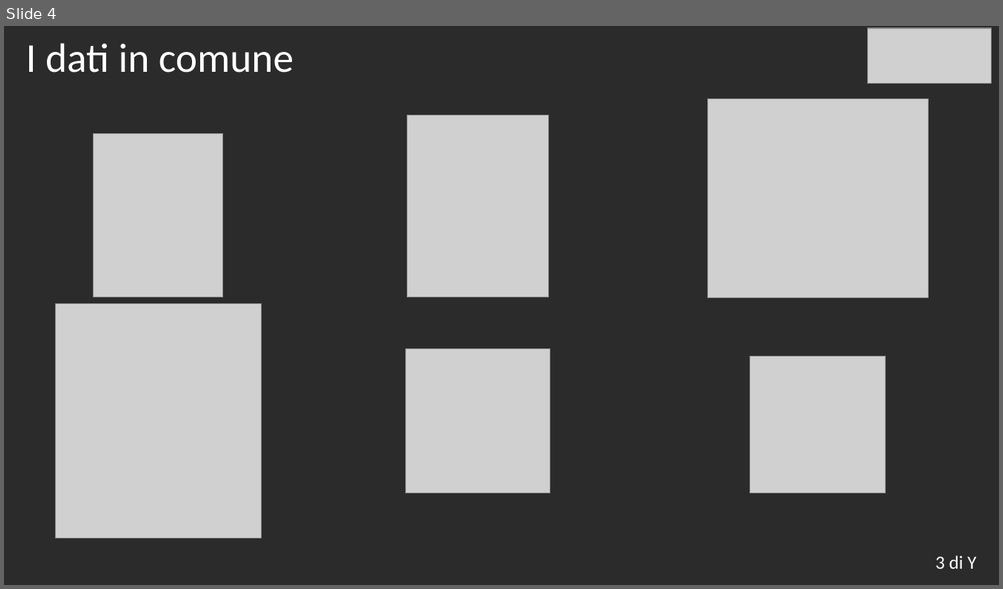
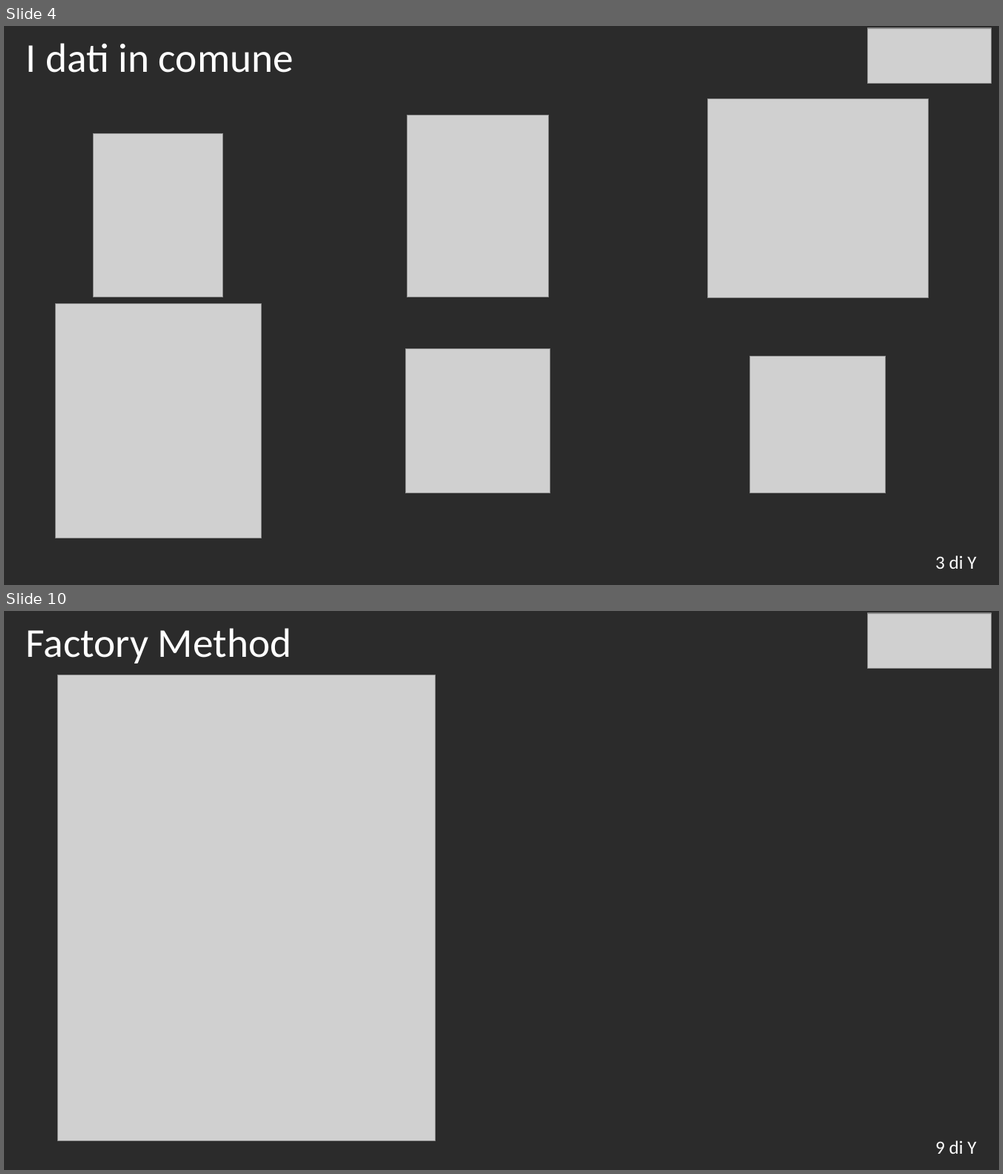
Before and after one commit to avenier/tesi, a slide deck: TemplatePresentazioneLaurea.pptx. Shown one above the other, each under a label of ours: slide 4 before the commit, slides 4 and 10 after it; the slides between them are not shown. The pictures are 1003x589 and 1003x1174 pixels, drawn with LibreOffice and Linux fonts; fonts in the diff are those of the drawing; grey boxes stand for pictures; background and template pictures are left out; a plain dark background stands for a picture behind light text. Boxes give left, top, right and bottom in pixels: in the first picture for what was removed or moved away, otherwise in the second. Text is boxed around its words. In the diff, an @@ line names an element or a change of style, - is before the commit and + after.

```diff
--- a/TemplatePresentazioneLaurea.pptx
+++ b/TemplatePresentazioneLaurea.pptx
@@ slide 10 added at [4, 611, 999, 1170], background picture (left out) @@
@@ title added at [26, 628, 292, 664], 39.6 pt, text #FFFFFF @@
+Factory Method
@@ picture added at [868, 613, 990, 669] @@
@@ picture added at [58, 675, 435, 1141] @@
@@ text added at [935, 1141, 976, 1154], 18 pt, text #FFFFFF @@
+9 di Y
```
Also in this commit, not shown: 1 slide changed, 4 other slides added.
